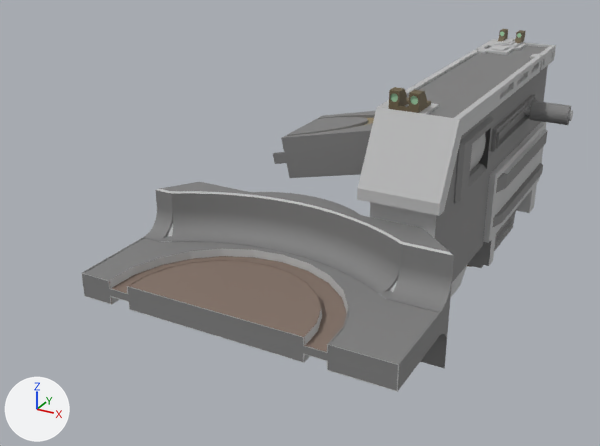
Two versions of the OBJ model resources/assets/fallout_equestria/models/item/weapon/tenmm_pistol.obj, one commit apart.
Before and after are seen from a camera (50 mm lens) standing at (0.85, -1.603, 0.821) and looking at (0.199, -0.418, 0.228). Lighting does not change. The marker at lower left points along +X, +Y and +Z. Where no turn or scale is listed for an object, it has been applied to the vertices. Vertices at the same position are counted once.

Script lines for the objects in view, before the commit:
```python
ob_clip1 = bpy.data.objects.new('Clip1', me_clip1)
ob_clip1.location = (0.0, 0.0, 0.0)
ob_ejector1 = bpy.data.objects.new('Ejector1', me_ejector1)
ob_ejector1.location = (0.0, 0.0, 0.0)
ob_gunbody1 = bpy.data.objects.new('gunBody1', me_gunbody1)
ob_gunbody1.location = (0.0, 0.0, 0.0)
ob_handle1 = bpy.data.objects.new('Handle1', me_handle1)
ob_handle1.location = (0.0, 0.0, 0.0)
ob_holder1 = bpy.data.objects.new('Holder1', me_holder1)
ob_holder1.location = (0.0, 0.0, 0.0)
ob_slider1 = bpy.data.objects.new('Slider1', me_slider1)
ob_slider1.location = (0.0, 0.0, 0.0)
```
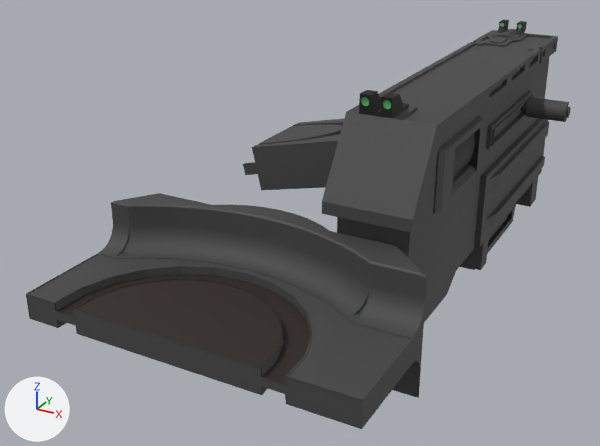
Where the change shows, as pixel boxes [x1, y1, x2, y2] in the pictures (600 x 446 px):
'Mesh04', added
    after: [26, 193, 427, 429]
'Holder1', deleted
    before: [82, 182, 454, 392]
'gunBody1', surface changed, reshaped (19% wider, 12% taller)
    before: [357, 29, 556, 298]
    after: [322, 20, 558, 322]
'Group5', added (black)
    after: [243, 119, 344, 190]
'Clip1', deleted
    before: [273, 111, 376, 178]
'Group2', added (black)
    after: [433, 116, 484, 213]
'Group3', added (black)
    after: [486, 91, 571, 149]
'Ejector1', deleted
    before: [454, 116, 494, 203]
'Slider1', deleted
    before: [491, 95, 537, 152]
'Handle1', deleted
    before: [524, 101, 573, 125]

The change, as a list of edits to the scene's bpy script:
```text
Change mat_metal:
    remove mat_metal.base_color = (0.213, 0.213, 0.213)  # grey #7f7f7f
    add mat_metal.texture = img_metal
Change mat_3:
    remove mat_3.base_color = (0.445, 0.445, 0.445)  # grey #b2b2b2
    add mat_3.texture = img_3
Change mat_5:
    remove mat_5.base_color = (0.144, 0.113, 0.0596)  # brown #6a5e45
    add mat_5.texture = img_5
Change mat_2:
    remove mat_2.base_color = (0.508, 0.511, 0.515)  # grey #bdbdbe
    add mat_2.texture = img_2
Change mat_leather:
    remove mat_leather.base_color = (0.223, 0.163, 0.132)  # brown #827066
    add mat_leather.texture = img_leather
Change me_gunbody1:
    remove me_gunbody1.from_pydata(...)  # 707 vertices, 1451 faces; spans x 0.342..0.493, y -0.509..0.169, z 0.056..0.496
    add me_gunbody1.from_pydata(...)  # 710 vertices, 1459 faces; spans x 0.339..0.495, y -0.624..0.174, z 0.074..0.515
    me_gunbody1 part 1: 707 vertices removed from x 0.342..0.493, y -0.509..0.169, z 0.056..0.496; 710 vertices added at x 0.339..0.495, y -0.624..0.174, z 0.074..0.515
Remove ob_clip1:
    ob_clip1 = bpy.data.objects.new('Clip1', me_clip1)
Remove ob_ejector1:
    ob_ejector1 = bpy.data.objects.new('Ejector1', me_ejector1)
Remove ob_handle1:
    ob_handle1 = bpy.data.objects.new('Handle1', me_handle1)
Remove ob_holder1:
    ob_holder1 = bpy.data.objects.new('Holder1', me_holder1)
Remove ob_slider1:
    ob_slider1 = bpy.data.objects.new('Slider1', me_slider1)
Add ob_mesh04:
    ob_mesh04 = bpy.data.objects.new('Mesh04', me_mesh04)  # 1206 vertices, 2518 faces; spans x -0.004..0.528, y -0.867..-0.572, z 0.126..0.321; in mat_metal (picture img_metal), mat_2 (picture img_2), mat_leather (picture img_leather)
    ob_mesh04.location = (0.0, 0.0, 0.0)
Add ob_group5:
    ob_group5 = bpy.data.objects.new('Group5', me_group5)  # 76 vertices, 152 faces; spans x 0.119..0.378, y -0.474..-0.312, z 0.301..0.427; in mat_4 (brown #948563), mat_metal (picture img_metal), mat_frontcol (white #e7e7e7)
    ob_group5.location = (0.0, 0.0, 0.0)
Add ob_group3:
    ob_group3 = bpy.data.objects.new('Group3', me_group3)  # 153 vertices, 349 faces; spans x 0.475..0.564, y -0.262..0.002, z 0.366..0.406; in mat_metal (picture img_metal), mat_2 (picture img_2)
    ob_group3.location = (0.0, 0.0, 0.0)
Add ob_group2:
    ob_group2 = bpy.data.objects.new('Group2', me_group2)  # 77 vertices, 152 faces; spans x 0.458..0.483, y -0.512..-0.305, z 0.339..0.439; in mat_3 (picture img_3), mat_metal (picture img_metal)
    ob_group2.location = (0.0, 0.0, 0.0)
```
